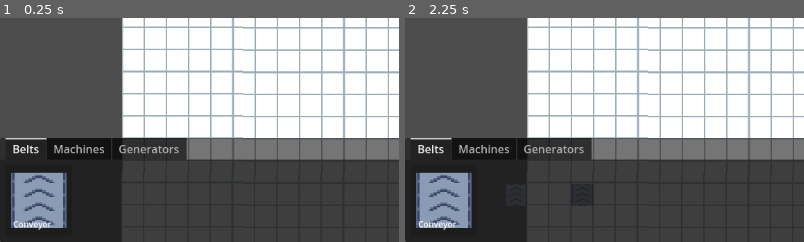
Above: before the commit, frames 1-2 (left to right).
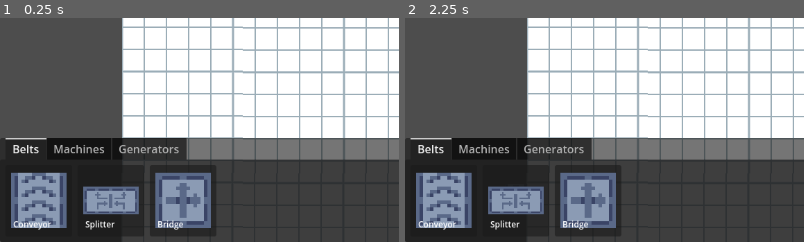
Above: after the commit, the same moments.

Repository: JeroenoBoy/Uncraft
Game: Godot game, scene res://Scenes/Game.tscn
Same seed, same stepped clock (60 frames per second), same inputs: the game is played once before the commit and once after it.
Inputs (mouse positions are % of the whole screen's width and height, from its top left):
- Up to frame 1 (0.25 s): no input
- Up to frame 2 (2.25 s): click (5, 91) at 0.5 s; click (14, 91) at 1.27 s; click (23, 91) at 2.02 s
The pictures show only the part of the screen within x 0-50%, y 50-100%; the shares and areas given below are measured in that part.

The runs differ from the first frame. In frame 1, 6.6% of the frame differs, in the area x 3-53%, y 69-95%; in frame 2, 6.6%.

Commit message:
I did a lot

Diff:
--- a/Assets/Sprites/Conveyor_anim.tres
+++ b/Assets/Sprites/Conveyor_anim.tres
@@ -1,37 +1,37 @@
 [gd_resource type="SpriteFrames" load_steps=6 format=3 uid="uid://bj1by5xe6hy0f"]
 
-[ext_resource type="Texture2D" uid="uid://b3sbdkusdbfji" path="res://Assets/Sprites/conveyor.png" id="1_466jm"]
+[ext_resource type="Texture2D" uid="uid://r2s4c066bv86" path="res://Assets/Sprites/Conveyor.png" id="1_6k07w"]
 
-[sub_resource type="AtlasTexture" id="AtlasTexture_u7sp8"]
-atlas = ExtResource("1_466jm")
-region = Rect2(0, 0, 32, 32)
+[sub_resource type="AtlasTexture" id="AtlasTexture_361yu"]
+atlas = ExtResource("1_6k07w")
+region = Rect2(0, 0, 16, 16)
 
-[sub_resource type="AtlasTexture" id="AtlasTexture_60qvm"]
-atlas = ExtResource("1_466jm")
-region = Rect2(32, 0, 32, 32)
+[sub_resource type="AtlasTexture" id="AtlasTexture_phe86"]
+atlas = ExtResource("1_6k07w")
+region = Rect2(16, 0, 16, 16)
 
-[sub_resource type="AtlasTexture" id="AtlasTexture_5nfcf"]
-atlas = ExtResource("1_466jm")
-region = Rect2(64, 0, 32, 32)
+[sub_resource type="AtlasTexture" id="AtlasTexture_xr73x"]
+atlas = ExtResource("1_6k07w")
+region = Rect2(32, 0, 16, 16)
 
-[sub_resource type="AtlasTexture" id="AtlasTexture_0466l"]
-atlas = ExtResource("1_466jm")
-region = Rect2(96, 0, 32, 32)
+[sub_resource type="AtlasTexture" id="AtlasTexture_bjvxa"]
+atlas = ExtResource("1_6k07w")
+region = Rect2(48, 0, 16, 16)
 
 [resource]
 animations = [{
 "frames": [{
 "duration": 1.0,
-"texture": SubResource("AtlasTexture_u7sp8")
+"texture": SubResource("AtlasTexture_361yu")
 }, {
 "duration": 1.0,
-"texture": SubResource("AtlasTexture_60qvm")
+"texture": SubResource("AtlasTexture_phe86")
 }, {
 "duration": 1.0,
-"texture": SubResource("AtlasTexture_5nfcf")
+"texture": SubResource("AtlasTexture_xr73x")
 }, {
 "duration": 1.0,
-"texture": SubResource("AtlasTexture_0466l")
+"texture": SubResource("AtlasTexture_bjvxa")
 }],
 "loop": true,
 "name": &"default",
--- a/Assets/Sprites/Icons/ConveyorIcon.tres
+++ b/Assets/Sprites/Icons/ConveyorIcon.tres
@@ -1,7 +1,7 @@
 [gd_resource type="AtlasTexture" load_steps=2 format=3 uid="uid://bxfas563byeto"]
 
-[ext_resource type="Texture2D" uid="uid://b3sbdkusdbfji" path="res://Assets/Sprites/conveyor.png" id="1_xs88o"]
+[ext_resource type="Texture2D" uid="uid://bv532i45xveb7" path="res://Assets/Sprites/Splitter.png" id="1_t33s5"]
 
 [resource]
-atlas = ExtResource("1_xs88o")
-region = Rect2(32, 0, 32, 32)
+atlas = ExtResource("1_t33s5")
+region = Rect2(0, 0, 32, 16)
--- /dev/null
+++ b/Resources/Factory/Belts/0_Conveyor.tres
@@ -0,0 +1,15 @@
+[gd_resource type="Resource" script_class="PlaceableItem" load_steps=5 format=3 uid="uid://c25bm4xykamxc"]
+
+[ext_resource type="Script" path="res://Scripts/Factory/PlacableItem.gd" id="1_a714l"]
+[ext_resource type="PackedScene" uid="uid://8wkeopwsjlp0" path="res://Scenes/Objects/Factories/Buildings/Conveyor.tscn" id="1_yhj5q"]
+[ext_resource type="Texture2D" uid="uid://r2s4c066bv86" path="res://Assets/Sprites/Conveyor.png" id="2_4vbxt"]
+
+[sub_resource type="AtlasTexture" id="AtlasTexture_fs0pg"]
+atlas = ExtResource("2_4vbxt")
+region = Rect2(0, 0, 16, 16)
+
+[resource]
+script = ExtResource("1_a714l")
+name = "Conveyor"
+sprite = SubResource("AtlasTexture_fs0pg")
+node = ExtResource("1_yhj5q")
--- /dev/null
+++ b/Resources/Factory/Belts/1_Splitter.tres
@@ -0,0 +1,11 @@
+[gd_resource type="Resource" script_class="PlaceableItem" load_steps=4 format=3 uid="uid://dj2b37tv5lnls"]
+
+[ext_resource type="PackedScene" uid="uid://cccts51mdfwsi" path="res://Scenes/Objects/Factories/Buildings/Splitter.tscn" id="1_scja5"]
+[ext_resource type="Script" path="res://Scripts/Factory/PlacableItem.gd" id="2_kw2g6"]
+[ext_resource type="Texture2D" uid="uid://bv532i45xveb7" path="res://Assets/Sprites/Splitter.png" id="3_m4rn8"]
+
+[resource]
+script = ExtResource("2_kw2g6")
+name = "Splitter"
+sprite = ExtResource("3_m4rn8")
+node = ExtResource("1_scja5")
--- /dev/null
+++ b/Resources/Factory/Belts/Bridge.tres
@@ -0,0 +1,11 @@
+[gd_resource type="Resource" script_class="PlaceableItem" load_steps=4 format=3 uid="uid://db12nrbjnpivu"]
+
+[ext_resource type="PackedScene" uid="uid://c3fbrq3byllg1" path="res://Scenes/Objects/Factories/Buildings/Bridge.tscn" id="1_u8dek"]
+[ext_resource type="Script" path="res://Scripts/Factory/PlacableItem.gd" id="2_l8ohn"]
+[ext_resource type="Texture2D" uid="uid://t5g68y3fnycp" path="res://Assets/Sprites/Bridge.png" id="2_sst47"]
+
+[resource]
+script = ExtResource("2_l8ohn")
+name = "Bridge"
+sprite = ExtResource("2_sst47")
+node = ExtResource("1_u8dek")
--- a/Resources/Factory/Belts/Conveyor.tres
+++ /dev/null
@@ -1,11 +0,0 @@
-[gd_resource type="Resource" script_class="PlaceableItem" load_steps=4 format=3 uid="uid://c25bm4xykamxc"]
-
-[ext_resource type="Script" path="res://Scripts/Factory/PlacableItem.gd" id="1_a714l"]
-[ext_resource type="PackedScene" uid="uid://8wkeopwsjlp0" path="res://Scenes/Objects/Factories/Buildings/Conveyor.tscn" id="1_yhj5q"]
-[ext_resource type="Texture2D" uid="uid://bxfas563byeto" path="res://Assets/Sprites/Icons/ConveyorIcon.tres" id="3_7sckl"]
-
-[resource]
-script = ExtResource("1_a714l")
-name = "Conveyor"
-sprite = ExtResource("3_7sckl")
-node = ExtResource("1_yhj5q")
--- /dev/null
+++ b/Resources/Factory/Machines/Bin.tres
@@ -0,0 +1,11 @@
+[gd_resource type="Resource" script_class="PlaceableItem" load_steps=4 format=3 uid="uid://tbl7oc0yxu3p"]
+
+[ext_resource type="PackedScene" uid="uid://cqwdby6fnpiwi" path="res://Scenes/Objects/Factories/Buildings/Bin.tscn" id="1_yqp86"]
+[ext_resource type="Script" path="res://Scripts/Factory/PlacableItem.gd" id="2_fubph"]
+[ext_resource type="Texture2D" uid="uid://cy3wy2uotki6l" path="res://Assets/Sprites/GarbageBin.png" id="3_e4hsq"]
+
+[resource]
+script = ExtResource("2_fubph")
+name = "Bin"
+sprite = ExtResource("3_e4hsq")
+node = ExtResource("1_yqp86")
--- a/Resources/Recipes/StripTires.tres
+++ b/Resources/Recipes/StripTires.tres
@@ -31,5 +31,6 @@
 
 [resource]
 script = ExtResource("3_5mmnn")
+craft_time = 8
 inputs = Array[ExtResource("10_wm8m1")]([SubResource("Resource_2kovu")])
 output = Array[ExtResource("1_se2dq")]([SubResource("Resource_1e66t"), SubResource("Resource_opdb6")])
--- /dev/null
+++ b/Scenes/Objects/Factories/Buildings/Bin.tscn
@@ -0,0 +1,25 @@
+[gd_scene load_steps=6 format=3 uid="uid://cqwdby6fnpiwi"]
+
+[ext_resource type="Script" path="res://Scripts/Grid/GridNode.gd" id="1_0vksq"]
+[ext_resource type="Texture2D" uid="uid://cy3wy2uotki6l" path="res://Assets/Sprites/GarbageBin.png" id="1_nqegr"]
+[ext_resource type="Script" path="res://Scripts/Factory/ClearInventory.gd" id="2_21cfi"]
+[ext_resource type="Script" path="res://Scripts/Items/Inventory.gd" id="3_8mc1s"]
+[ext_resource type="PackedScene" uid="uid://bwo05tbedg8d7" path="res://Scenes/Objects/Factories/Components/MachineInput.tscn" id="4_gbood"]
+
+[node name="Bin" type="Node2D"]
+script = ExtResource("1_0vksq")
+
+[node name="Sprite2D" type="Sprite2D" parent="."]
+scale = Vector2(2, 2)
+texture = ExtResource("1_nqegr")
+
+[node name="MachineInput" parent="." node_paths=PackedStringArray("inventory") instance=ExtResource("4_gbood")]
+position = Vector2(0, 14)
+inventory = NodePath("../ClearInventory/Inventory")
+
+[node name="ClearInventory" type="Node2D" parent="."]
+script = ExtResource("2_21cfi")
+
+[node name="Inventory" type="Node2D" parent="ClearInventory"]
+script = ExtResource("3_8mc1s")
+max_size = 99
--- /dev/null
+++ b/Scenes/Objects/Factories/Buildings/Bridge.tscn
@@ -0,0 +1,48 @@
+[gd_scene load_steps=7 format=3 uid="uid://c3fbrq3byllg1"]
+
+[ext_resource type="Script" path="res://Scripts/Grid/GridNode.gd" id="1_7ilfj"]
+[ext_resource type="Texture2D" uid="uid://t5g68y3fnycp" path="res://Assets/Sprites/Bridge.png" id="2_jf6ib"]
+[ext_resource type="Script" path="res://Scripts/Factory/Splitter.gd" id="3_a6fqp"]
+[ext_resource type="PackedScene" uid="uid://bwo05tbedg8d7" path="res://Scenes/Objects/Factories/Components/MachineInput.tscn" id="4_p4pg6"]
+[ext_resource type="Script" path="res://Scripts/Items/Inventory.gd" id="5_ghecm"]
+[ext_resource type="PackedScene" uid="uid://bj211qmgyukaf" path="res://Scenes/Objects/Factories/Components/MachineOutput.tscn" id="6_mucx8"]
+
+[node name="Bridge" type="Node2D"]
+script = ExtResource("1_7ilfj")
+
+[node name="Sprite2D" type="Sprite2D" parent="."]
+scale = Vector2(2, 2)
+texture = ExtResource("2_jf6ib")
+
+[node name="Splitter" type="Node2D" parent="." node_paths=PackedStringArray("inputs", "outputs")]
+script = ExtResource("3_a6fqp")
+inputs = [NodePath("MachineInput")]
+outputs = [NodePath("MachineOutput")]
+
+[node name="MachineInput" parent="Splitter" node_paths=PackedStringArray("inventory") instance=ExtResource("4_p4pg6")]
+position = Vector2(0, 14)
+inventory = NodePath("Inventory")
+
+[node name="Inventory" type="Node2D" parent="Splitter/MachineInput"]
+script = ExtResource("5_ghecm")
+max_items = 1
+
+[node name="MachineOutput" parent="Splitter" instance=ExtResource("6_mucx8")]
+position = Vector2(0, -14)
+
+[node name="Splitter2" type="Node2D" parent="." node_paths=PackedStringArray("inputs", "outputs")]
+rotation = 1.5708
+script = ExtResource("3_a6fqp")
+inputs = [NodePath("MachineInput")]
+outputs = [NodePath("MachineOutput")]
+
+[node name="MachineInput" parent="Splitter2" node_paths=PackedStringArray("inventory") instance=ExtResource("4_p4pg6")]
+position = Vector2(0, 14)
+inventory = NodePath("Inventory")
+
+[node name="Inventory" type="Node2D" parent="Splitter2/MachineInput"]
+script = ExtResource("5_ghecm")
+max_items = 1
+
+[node name="MachineOutput" parent="Splitter2" instance=ExtResource("6_mucx8")]
+position = Vector2(0, -14)
--- a/Scenes/Objects/Factories/Buildings/Conveyor.tscn
+++ b/Scenes/Objects/Factories/Buildings/Conveyor.tscn
@@ -10,6 +10,7 @@
 conveyor_speed = 1.0
 
 [node name="AnimatedSprite2D" type="AnimatedSprite2D" parent="." groups=["Conveyor"]]
+scale = Vector2(2, 2)
 sprite_frames = ExtResource("2_000hi")
 
 [node name="Inventory" type="Node2D" parent="."]
--- /dev/null
+++ b/Scenes/Objects/Factories/Buildings/Splitter.tscn
@@ -0,0 +1,44 @@
+[gd_scene load_steps=7 format=3 uid="uid://cccts51mdfwsi"]
+
+[ext_resource type="Script" path="res://Scripts/Grid/GridNode.gd" id="1_ybp4c"]
+[ext_resource type="Script" path="res://Scripts/Factory/Splitter.gd" id="2_itlcy"]
+[ext_resource type="Texture2D" uid="uid://bv532i45xveb7" path="res://Assets/Sprites/Splitter.png" id="2_rbno8"]
+[ext_resource type="PackedScene" uid="uid://bwo05tbedg8d7" path="res://Scenes/Objects/Factories/Components/MachineInput.tscn" id="4_be8gc"]
+[ext_resource type="Script" path="res://Scripts/Items/Inventory.gd" id="5_avt0v"]
+[ext_resource type="PackedScene" uid="uid://bj211qmgyukaf" path="res://Scenes/Objects/Factories/Components/MachineOutput.tscn" id="6_8mq3b"]
+
+[node name="Splitter" type="Node2D"]
+script = ExtResource("1_ybp4c")
+size = Vector2i(2, 1)
+
+[node name="Sprite2D" type="Sprite2D" parent="."]
+position = Vector2(16, 0)
+scale = Vector2(2, 2)
+texture = ExtResource("2_rbno8")
+
+[node name="Splitter" type="Node2D" parent="." node_paths=PackedStringArray("inputs", "outputs")]
+script = ExtResource("2_itlcy")
+inputs = [NodePath("MachineInput"), NodePath("MachineInput2")]
+outputs = [NodePath("MachineOutput"), NodePath("MachineOutput2")]
+
+[node name="MachineInput" parent="Splitter" node_paths=PackedStringArray("inventory") instance=ExtResource("4_be8gc")]
+position = Vector2(32, 14)
+inventory = NodePath("Inventory")
+
+[node name="Inventory" type="Node2D" parent="Splitter/MachineInput"]
+script = ExtResource("5_avt0v")
+max_items = 1
+
+[node name="MachineInput2" parent="Splitter" node_paths=PackedStringArray("inventory") instance=ExtResource("4_be8gc")]
+position = Vector2(0, 14)
+inventory = NodePath("Inventory")
+
+[node name="Inventory" type="Node2D" parent="Splitter/MachineInput2"]
+script = ExtResource("5_avt0v")
+max_items = 1
+
+[node name="MachineOutput" parent="Splitter" instance=ExtResource("6_8mq3b")]
+position = Vector2(0, -14)
+
+[node name="MachineOutput2" parent="Splitter" instance=ExtResource("6_8mq3b")]
+position = Vector2(32, -14)
--- /dev/null
+++ b/Scripts/Factory/ClearInventory.gd
@@ -0,0 +1,10 @@
+class_name ClearInventory
+extends Node2D
+
+@onready var inventory: Inventory = $Inventory
+
+func _ready() -> void:
+	inventory.item_added.connect(_on_item_added)
+
+func _on_item_added(_item: Item):
+	inventory.clear_inventory()
--- a/Scripts/Factory/Conveyor.gd
+++ b/Scripts/Factory/Conveyor.gd
@@ -12,7 +12,9 @@
 	tile_update.connect(_on_tile_update)
 	function_update.connect(_on_function_update)
 	picked_up.connect(_on_picked_up)
-	placed.connect(func(): print("Placed at ", grid_position(), " rot ", grid_rotation()))
+
+func conveyor_can_make_link(_other: GridNode) -> bool:
+	return true
 
 func conveyor_accepts(item: Item) -> bool:
 	return !_locked && inventory.can_hold_item(item)
@@ -39,9 +41,11 @@
 		var other_rot = grid_node.grid_rotation()
 		if Grid.fast_rotate(other_rot, 180) == rot:
 			continue
-		if !grid_node.has_method("conveyor_input"):
+		if !grid_node.has_method("conveyor_can_make_link"):
 			continue
-		if !grid_node.has_method("conveyor_accepts"):
+		if !grid_node.conveyor_can_make_link(self):
+			continue
+		if !grid_node.has_method("conveyor_input") || !grid_node.has_method("conveyor_accepts"):
 			continue
 		next_node = grid_node
 		break
@@ -67,16 +71,9 @@
 	if _locked:
 		return
 
-	for item_data in inventory.types_in_inventory():
-		if item_data is ComplexItem:
-			for item in inventory.get_items(item_data):
-				if _try_put_item_in_next_node(item):
-					return
-
-		else:
-			var item = inventory.get_item(item_data)
-			if _try_put_item_in_next_node(item):
-				return
+	for item in inventory.get_unique_items():
+		if _try_put_item_in_next_node(item):
+			return
 
 func _clear_connections():
 	next_node = null
--- a/Scripts/Factory/MachineInput.gd
+++ b/Scripts/Factory/MachineInput.gd
@@ -10,6 +10,9 @@
 	tile_update.connect(_on_tile_update)
 	inventory.item_removed.connect(_on_item_removed)
 
+func conveyor_can_make_link(other: GridNode) -> bool:
+	return other.grid_rotation() == grid_rotation()
+
 func conveyor_accepts(item: Item) -> bool:
 	return inventory.can_hold_item(item)
 
@@ -18,7 +21,7 @@
 
 func _on_tile_update():
 	var pos = grid_position()
-	var iRot = grid_position()
+	var iRot = grid_rotation()
 	var rot = Grid.fast_rotate(iRot, 180)
 	target_node = null
 
--- a/Scripts/Factory/MachineOutput.gd
+++ b/Scripts/Factory/MachineOutput.gd
@@ -1,5 +1,7 @@
 class_name MachineOutput
 extends GridNode
+
+signal item_removed(item: Item)
 
 @export var filter: Array[Filter]
 @onready var inventory: Inventory = $Inventory
@@ -13,23 +15,24 @@
 	picked_up.connect(_on_picked_up)
 	function_update.connect(_on_function_update)
 	inventory.item_added.connect(_on_inventory_item_added)
+	inventory.item_removed.connect(func(item): item_removed.emit(item))
 
 func _on_tile_update():
 	output_node = null
 	var pos = grid_position()
 	var rot = grid_rotation()
 
-	print("Output position ", pos, " rot ", rot)
-	print("Checking position position ", pos + rot)
-
 	_clear_connections()
 	var buildings_infront = Grid.instance.get_grid_nodes(pos + rot)
 	for building in buildings_infront:
-		print("Found ", building.name)
-		if building.has_method("conveyor_input") && building.has_method("conveyor_accepts"):
-			print("Set target building")
-			output_node = building
-			break
+		if !building.has_method("conveyor_can_make_link"):
+			continue
+		if !building.conveyor_can_make_link(self):
+			continue
+		if !building.has_method("conveyor_input") || !building.has_method("conveyor_accepts"):
+			continue
+		output_node = building
+		break
 
 	_try_output_item()
 
@@ -41,6 +44,9 @@
 
 func _on_inventory_item_added(item: Item):
 	_try_output_item(item)
+
+func has_output() -> bool:
+	return output_node != null
 
 func _clear_connections():
 	output_node = null
@@ -57,22 +63,10 @@
 		output_node.conveyor_input(check_item)
 		return
 
+	for item in inventory.get_unique_items():
+		if !output_node.conveyor_accepts(item):
+			continue
 
-	for item_data in inventory.types_in_inventory():
-		if item_data is ComplexItem:
-			for item in inventory.get_items(item_data):
-				if !output_node.conveyor_accepts(item):
-					continue
-
-				inventory.remove_specific_item(item)
-				output_node.conveyor_input(item)
-				return
-
-		else:
-			var item = inventory.get_item(item_data)
-			if !output_node.conveyor_accepts(item):
-				continue
-
-			inventory.remove_specific_item(item)
-			output_node.conveyor_input(item)
-			return
+		inventory.remove_specific_item(item)
+		output_node.conveyor_input(item)
+		return
--- a/Scripts/Factory/Manufacturer.gd
+++ b/Scripts/Factory/Manufacturer.gd
@@ -8,12 +8,13 @@
 @onready var processing_inventory: Inventory = $ProcessingInventory
 
 var selected_recipe: Recipe
+var locked: bool
 
 func _ready() -> void:
 	select_recipe(recipes[0])
 	input_inventory.item_added.connect(_on_item_added)
 	for output in outputs:
-		output.placed.connect(func(): output.inventory.item_removed.connect(_on_item_removed_from_output), CONNECT_ONE_SHOT)
+		output.item_removed.connect(_on_item_removed_from_output)
 
 func _on_item_added(_item: Item):
 	_try_craft_recipe()
@@ -28,9 +29,10 @@
 	input_inventory.set_filters(selected_recipe.make_filters())
 
 func _try_craft_recipe() -> bool:
+	if locked:
+		return false
 	if !processing_inventory.is_empty():
 		return false
-
 	if outputs.any(func(it): return it.inventory.is_full()):
 		return false
 
@@ -38,19 +40,32 @@
 		if !input.has_enough(input_inventory):
 			return false
 
+	_crafting_loop()
+
+	return true
+
+func _crafting_loop():
+	locked = true
+
 	for recipe_item in selected_recipe.inputs:
 		recipe_item.transfer(input_inventory, processing_inventory)
 
 	for item_transform in selected_recipe.output:
 		item_transform.process(processing_inventory)
 
+	await get_tree().create_timer(selected_recipe.craft_time).timeout
+
 	var current_ouput_index = 0
 	while processing_inventory.is_not_empty():
 		var output = outputs[current_ouput_index]
-		for item_data in processing_inventory.types_in_inventory():
-			if output.inventory.can_hold(item_data):
-				output.inventory.add_item_skip_checks(processing_inventory.remove_item(item_data))
-				current_ouput_index = (current_ouput_index + 1) % outputs.size()
-				break
+		var item = processing_inventory.get_item_other_can_hold(output.inventory)
+		if item == null:
+			continue
 
-	return true
+		processing_inventory.remove_specific_item(item)
+		output.inventory.add_item_skip_checks(item)
+		current_ouput_index = (current_ouput_index + 1) % outputs.size()
+
+	locked = false
+
+	_try_craft_recipe()
--- /dev/null
+++ b/Scripts/Factory/Splitter.gd
@@ -0,0 +1,58 @@
+class_name Splitter
+extends Node2D
+
+@export var inputs: Array[MachineInput]
+@export var outputs: Array[MachineOutput]
+
+var locked = false
+var next_output_index = 0
+var next_input_index = 0
+
+func _ready():
+	for output in outputs:
+		output.function_update.connect(_on_function_update)
+		output.item_removed.connect(_on_item_removed_from_conveyor)
+
+	for input in inputs:
+		input.inventory.item_added.connect(_on_item_added)
+
+func _on_item_removed_from_conveyor(_item: Item):
+	_try_split()
+
+func _on_item_added(_item: Item):
+	_try_split()
+
+func _on_function_update():
+	_try_split()
+
+func _try_split():
+	var input_count = inputs.size()
+	var output_count = outputs.size()
+
+	for i in range(input_count):
+		var i_i = (i + next_input_index) % input_count
+		var process_inventory = inputs[i_i].inventory
+		if process_inventory.is_empty():
+			continue
+
+		var types = process_inventory.types_in_inventory()
+		var item = process_inventory.get_item(types[0])
+
+		for y in range(output_count):
+			var o_i = (y + next_output_index) % output_count
+			var output = outputs[o_i]
+			if !output.has_output():
+				continue
+
+			if !output.inventory.can_hold_item(item):
+				continue
+
+			process_inventory.remove_specific_item(item)
+			output.inventory.add_item(item)
+			next_input_index = (i_i + 1) % input_count
+			next_output_index = (o_i + 1) % output_count
+			_try_split()
+			return
+
+	for input in inputs:
+		input.function_update.emit()
--- a/Scripts/Grid/GridNode.gd
+++ b/Scripts/Grid/GridNode.gd
@@ -39,7 +39,6 @@
 
 func grid_rotation() -> Vector2i:
 	var rot = (int(round(global_rotation_degrees / 90)) % 4 + 4) % 4
-	print("Rotation ", rot, " global ", global_rotation_degrees)
 	match rot:
 		0: return Vector2i.UP
 		1: return Vector2i.RIGHT
--- a/Scripts/Items/Filter/ItemFilter.gd
+++ b/Scripts/Items/Filter/ItemFilter.gd
@@ -4,4 +4,4 @@
 @export var item: ItemData
 
 func check(item: Item) -> bool:
-	return item.itemData == item
+	return item.item_data == self.item
--- a/Scripts/Items/Inventory.gd
+++ b/Scripts/Items/Inventory.gd
@@ -108,6 +108,31 @@
 	arr.assign(items[item_data])
 	return arr
 
+func get_unique_items() -> Array[Item]:
+	var out: Array[Item] = []
+	for item_data in items.keys():
+		if item_data is ComplexItem:
+			out.append_array(items[item_data])
+		else:
+			var item = get_item(item_data)
+			out.append(item)
+	return out
+
+func get_item_other_can_hold(other_inventory: Inventory):
+	for item_data in items.keys():
+		if item_data is ComplexItem:
+			for item in items[item_data]:
+				if !other_inventory.can_hold_item(item):
+					continue
+				return item
+		else:
+			var item = get_item(item_data)
+			if !other_inventory.can_hold_item(item):
+				continue
+			return item
+
+	return null
+
 func remove_random_item() -> Item:
 	if items.is_empty():
 		return null
@@ -146,7 +171,7 @@
 
 func set_filters(filters: Array[Filter]):
 	filter.clear()
-	filters.append_array(filters)
+	filter.append_array(filters)
 
 func clear_filters():
 	filter.clear()
--- a/Scripts/Items/Recipe/Recipe.gd
+++ b/Scripts/Items/Recipe/Recipe.gd
@@ -1,6 +1,7 @@
 class_name Recipe
 extends Resource
 
+@export var craft_time = 4
 @export var inputs: Array[BaseRecipeItem]
 @export var output: Array[RecipeItemTransform]
 
Binary file added: Assets/Sprites/Bridge.png
Not shown, changed: Assets/Sprites/Bridge.png.import
Binary file added: Assets/Sprites/Conveyor.png
Not shown, added: Assets/Sprites/Conveyor.png.import
Binary file added: Assets/Sprites/GarbageBin.png
Not shown, added: Assets/Sprites/GarbageBin.png.import
Binary file added: Assets/Sprites/Splitter.png
Not shown, added: Assets/Sprites/Splitter.png.import
Binary file removed: Assets/Sprites/conveyor.png
